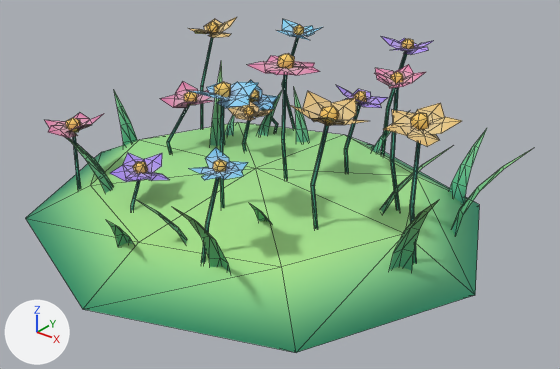
Two versions of the glTF model shardlight/game/assets/models/verdant_flora/verdant_flower_wildpatch.glb, one commit apart.
One viewpoint serves both versions: a 50 mm camera at (1.038, -1.21, 0.95) aimed at (0.052, 0.023, 0.186). Lighting does not change. The marker at lower left points along +X, +Y and +Z. The first picture is the older version. Mesh edges are drawn as thin lines. Vertices at exactly the same position are counted once.

In view in the first picture: 'verdant_flower_wildpatch'.
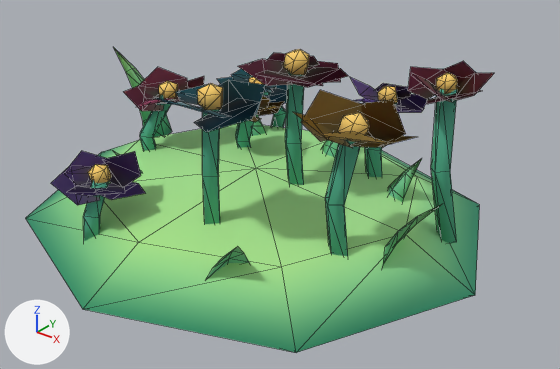
Location of each change, (x1, y1, x2, y2) in pixels of the pictures (560 x 369 px; the box of a moved part takes in the faces that stretch with it):
'verdant_flower_wildpatch', reshaped (7% narrower, 9% shorter)
    before: (26, 17, 532, 353)
    after: (26, 47, 494, 353)
part 1 of me_verdant_flower_wildpatch, added
    after: (283, 49, 309, 75)
part 2 of me_verdant_flower_wildpatch, moved or reshaped
    before: (214, 82, 231, 97)
    after: (197, 83, 223, 110)
part 3 of me_verdant_flower_wildpatch, moved or reshaped
    before: (354, 91, 367, 103)
    after: (378, 86, 398, 103)
part 4 of me_verdant_flower_wildpatch, added
    after: (159, 81, 178, 100)
part 5 of me_verdant_flower_wildpatch, added
    after: (338, 113, 369, 142)
part 6 of me_verdant_flower_wildpatch, moved or reshaped
    before: (249, 89, 259, 102)
    after: (249, 77, 266, 88)
part 7 of me_verdant_flower_wildpatch, added
    after: (88, 164, 112, 184)
part 8 of me_verdant_flower_wildpatch, deleted
    before: (45, 17, 532, 247)
part 9 of me_verdant_flower_wildpatch, built on
    before: (174, 61, 452, 273)
    after: (51, 47, 494, 279)
part 10 of me_verdant_flower_wildpatch, recoloured
    both: (64, 126, 446, 281)

The change, as a diff of the scene's bpy script:
```diff
--- a/shardlight/game/assets/models/verdant_flora/verdant_flower_wildpatch.glb.py
+++ b/shardlight/game/assets/models/verdant_flora/verdant_flower_wildpatch.glb.py
@@ me_verdant_flower_wildpatch @@
 # used by ob_verdant_flower_wildpatch; location = (0.0, 0.0, 0.0)
-me_verdant_flower_wildpatch.from_pydata(...)  # 1119 vertices, 1322 faces; spans x -0.55..0.55, y -0.5..0.5, z 0.0..0.497
+me_verdant_flower_wildpatch.from_pydata(...)  # 558 vertices, 641 faces; spans x -0.613..0.55, y -0.5..0.5, z 0.0..0.51
+# me_verdant_flower_wildpatch part 1: a new loose piece, an icosphere of 20 faces spanning x 0.077..0.132, y -0.009..0.043, z 0.451..0.51, in mat_vc_foliage
+# me_verdant_flower_wildpatch part 2: the loose piece of 12 vertices spanning x 0.073..0.105, y -0.208..-0.176, z 0.454..0.492 is scaled about its middle by 1.49, then moved by (0.015, -0.048, 0.003)
+# me_verdant_flower_wildpatch part 3: the loose piece of 12 vertices spanning x 0.144..0.171, y 0.164..0.196, z 0.356..0.388 is scaled about its middle by 1.53, then moved by (0.048, 0.039, 0.003)
+# me_verdant_flower_wildpatch part 4: a new loose piece, an icosphere of 20 faces spanning x -0.327..-0.276, y 0.008..0.059, z 0.3..0.354, in mat_vc_foliage
+# me_verdant_flower_wildpatch part 5: a new loose piece, an icosphere of 20 faces spanning x 0.316..0.37, y -0.154..-0.1, z 0.412..0.47, in mat_vc_foliage
+# me_verdant_flower_wildpatch part 6: the loose piece of 12 vertices spanning x -0.199..-0.169, y 0.196..0.23, z 0.273..0.31 is scaled about its middle by 1.5, then moved by (-0.043, 0.07, 0.003)
+# me_verdant_flower_wildpatch part 7: a new loose piece, an icosphere of 20 faces spanning x -0.177..-0.132, y -0.333..-0.287, z 0.244..0.294, in mat_vc_foliage
+# me_verdant_flower_wildpatch part 8: 109 loose pieces with 944 vertices, spanning x -0.517..0.542, y -0.436..0.432, z 0.128..0.497, are deleted
+# me_verdant_flower_wildpatch part 9: 113 vertices removed from x -0.272..0.546, y -0.462..0.294, z 0.128..0.47; 436 vertices added at x -0.613..0.482, y -0.395..0.381, z 0.125..0.499
+# me_verdant_flower_wildpatch part 10: 4 kept faces spanning x -0.389..0.55, y -0.354..0.354, z 0.11..0.22 get new vertex colours; the middle colour goes from green #95d98d to green #97dc8e
+# other edits to the shape of me_verdant_flower_wildpatch do not show in these pictures
 me_verdant_flower_wildpatch.materials.append(mat_vc_foliage)
```
